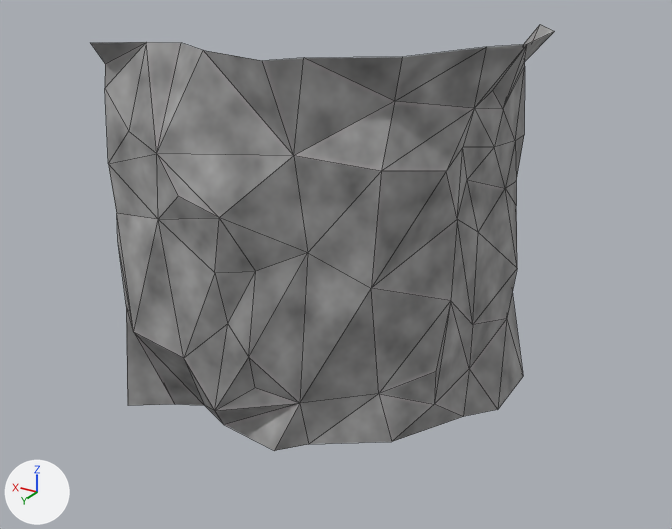
Before and after pictures for a commit that changed the glTF model Rogue-Robots/Assets/Models/ModularBlocks/CornerWall1.gltf.
Both versions are drawn from a camera (50 mm lens) standing at (-5.76, 9.69, 6.94) and looking at (-0.15, 0.35, 2.27). The lights are fixed; the arrows at lower left show +X, +Y and +Z. Mesh edges are drawn as thin lines. Vertices at the same position are counted once.

Objects in the first picture: 'CornerWall1'.
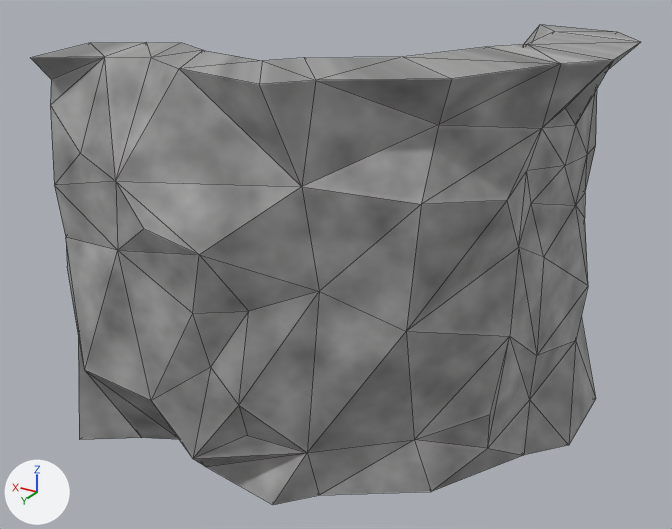
Patch to the scene script:
```diff
--- a/Rogue-Robots/Assets/Models/ModularBlocks/CornerWall1.gltf.py
+++ b/Rogue-Robots/Assets/Models/ModularBlocks/CornerWall1.gltf.py
@@ me_scene_038 @@
 # used by ob_cornerwall1; location = (0.0, 0.0, 0.0)
-me_scene_038.from_pydata(...)  # 73 vertices, 110 faces; spans x -1.97..2.5, y -2.5..1.89, z 0.0..5.0
+me_scene_038.from_pydata(...)  # 146 vertices, 288 faces; spans x -3.08..2.5, y -2.57..2.9, z -0.02..5.0
+# me_scene_038 part 1
+# 73 vertices are added at x -3.08..2.49, y -2.57..2.9, z -0.02..4.98
+# 178 new faces join them
 me_scene_038.materials.append(mat_ground)
```

Where the change shows, as pixel boxes (x1, y1, x2, y2) in the pictures (672 x 529 px):
'CornerWall1', reshaped (31% wider, 13% taller): before (91, 24, 555, 451); after (31, 24, 641, 505)
part 1 of me_scene_038, added: after (31, 24, 641, 505)
